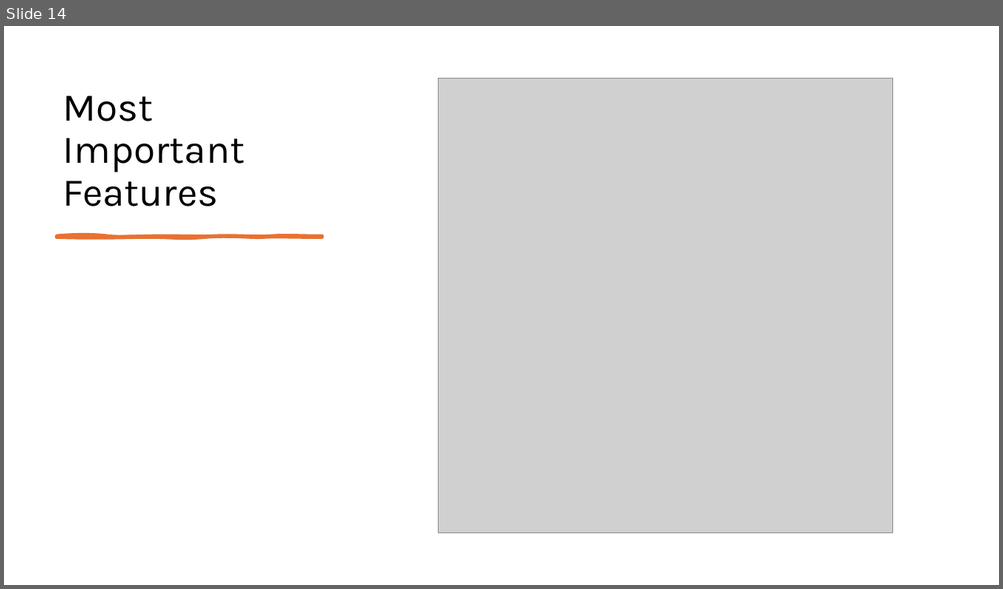
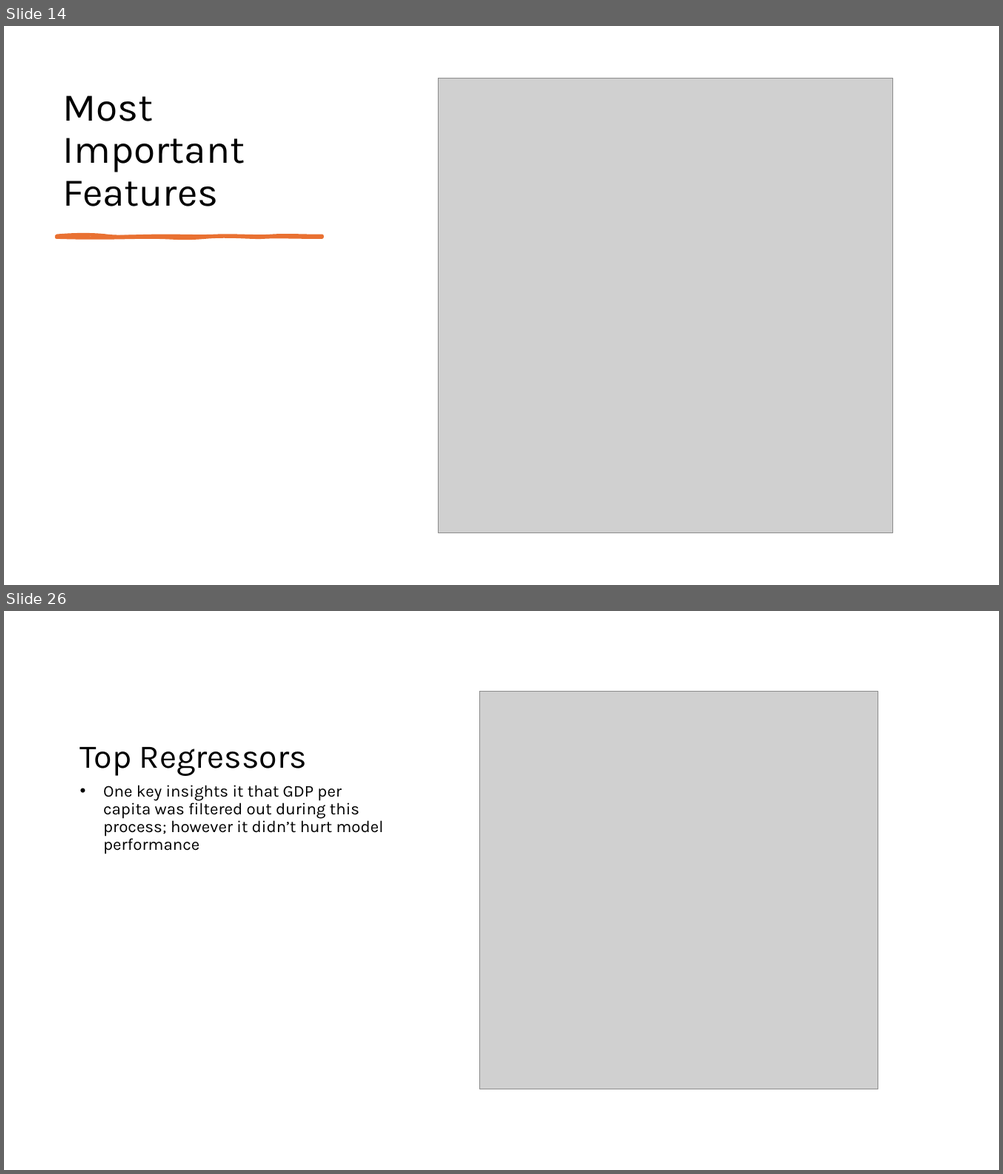
Before and after one commit to jroblar/ndc_evaluation, a slide deck: docs/new_model_updated.pptx. Shown one above the other, each under a label of ours: slide 14 before the commit, slides 14 and 26 after it; the slides between them are not shown. The pictures are 1003x589 and 1003x1174 pixels, drawn with LibreOffice and Linux fonts; fonts in the diff are those of the drawing; grey boxes stand for pictures. Boxes give left, top, right and bottom in pixels: in the first picture for what was removed or moved away, otherwise in the second. Text is boxed around its words. In the diff, an @@ line names an element or a change of style, - is before the commit and + after.

Commit message:
update git ignore and model presentation

```diff
--- a/docs/new_model_updated.pptx
+++ b/docs/new_model_updated.pptx
@@ slide 26 added at [4,611,999,1170], background #FFFFFF @@
@@ picture added at [480,692,878,1089] @@
@@ title added at [80,747,307,776], 32 pt, text #000000 @@
+Top Regressors
@@ text added at [103,785,384,854], 16 pt, text #000000 @@
+• One key insights it that GDP per capita was filtered out during this process; however it didn’t hurt model performance
```
Also in this commit, not shown: 1 slide changed, 22 other slides added, 1 other file.
